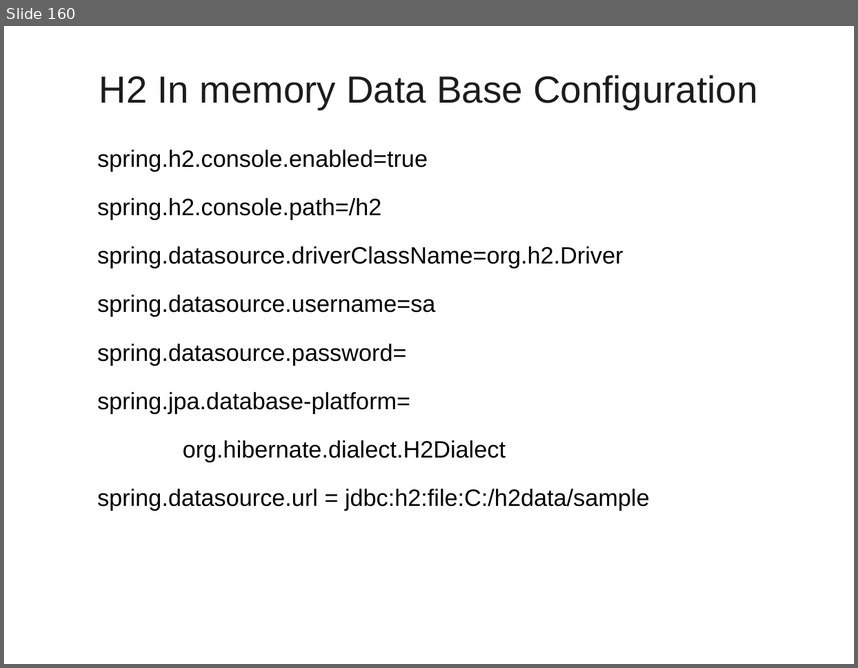
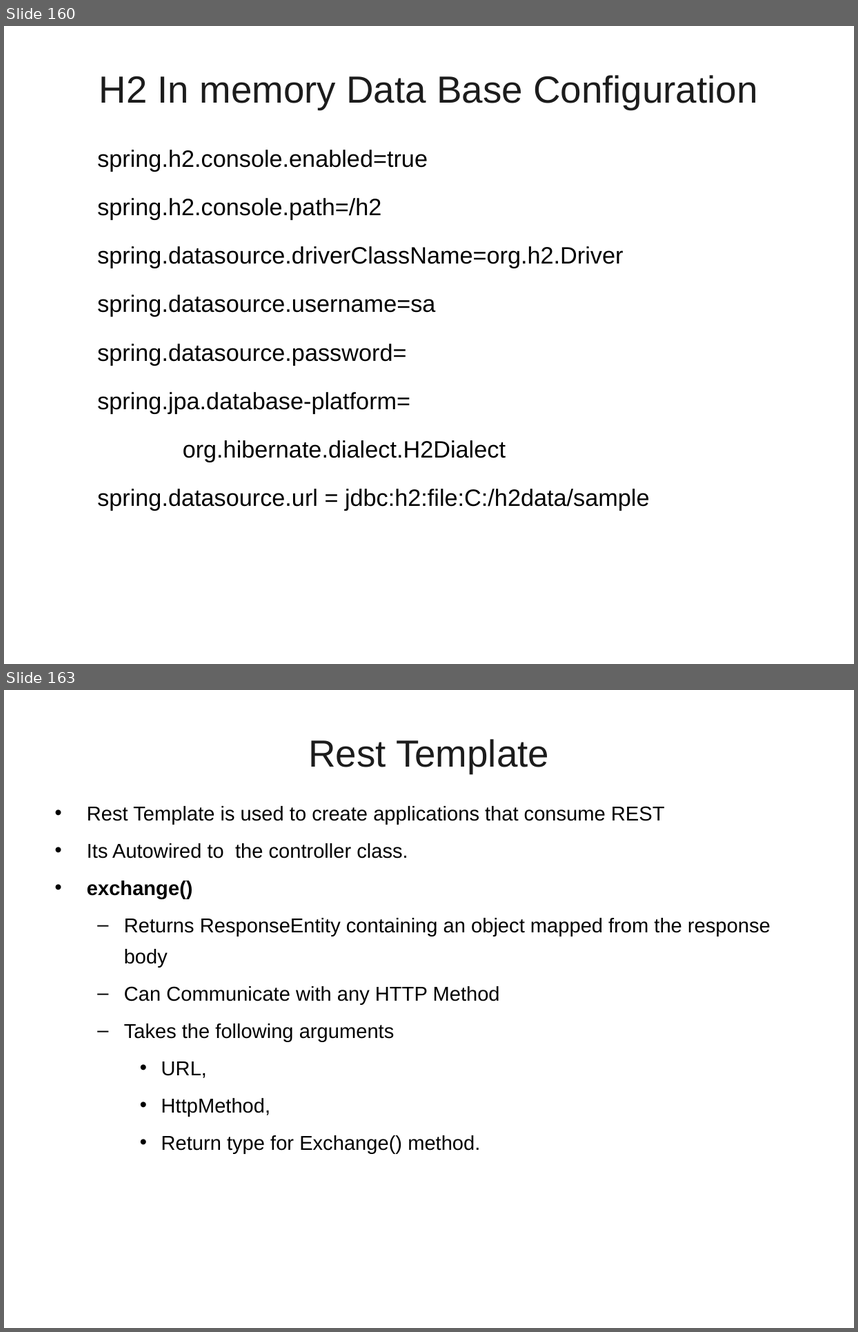
Before and after one commit to vatsanTraining/corejava, a slide deck: SpringBoot_Module1.ppt. Shown one above the other, each under a label of ours: slide 160 before the commit, slides 160 and 163 after it; the slides between them are not shown. The pictures are 858x668 and 858x1332 pixels, drawn with LibreOffice and Linux fonts; fonts in the diff are those of the drawing; background and template pictures are left out. Boxes give left, top, right and bottom in pixels: in the first picture for what was removed or moved away, otherwise in the second. Text is boxed around its words. In the diff, an @@ line names an element or a change of style, - is before the commit and + after.

```diff
--- a/SpringBoot_Module1.ppt
+++ b/SpringBoot_Module1.ppt
@@ slide 163 added at [4, 690, 854, 1328], background picture (left out) @@
@@ title added at [308, 739, 549, 773], 32 pt, text #1C1C1C @@
+Rest Template
@@ text added at [87, 806, 771, 1153], 17 pt, text #000000 @@
+• Rest Template is used to create applications that consume REST
+• Its Autowired to the controller class.
+• exchange()
+  – Returns ResponseEntity containing an object mapped from the response body
+  – Can Communicate with any HTTP Method
+  – Takes the following arguments
+    • URL,
+    • HttpMethod,
+    • Return type for Exchange() method.
```
Also in this commit, not shown: 15 other slides added.
